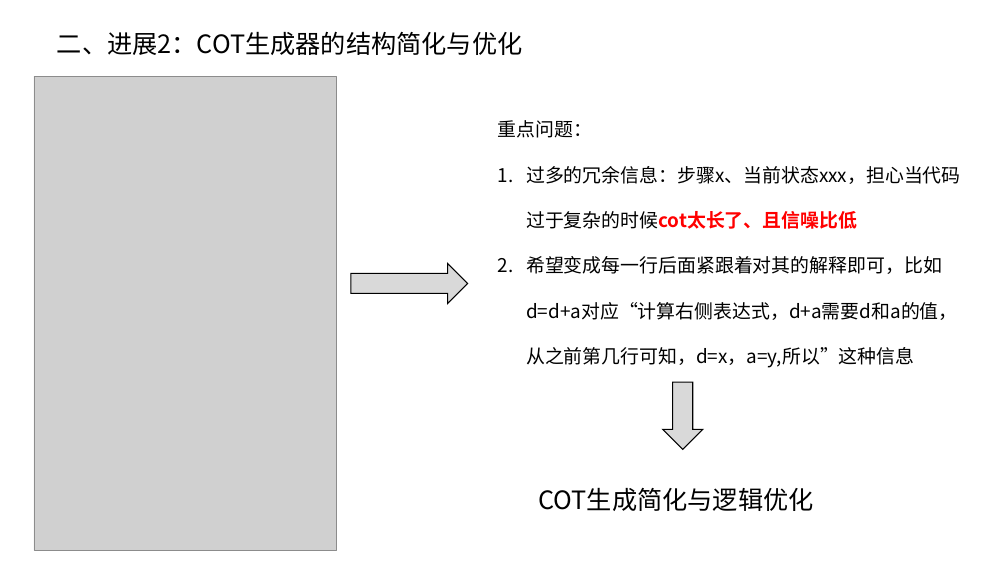
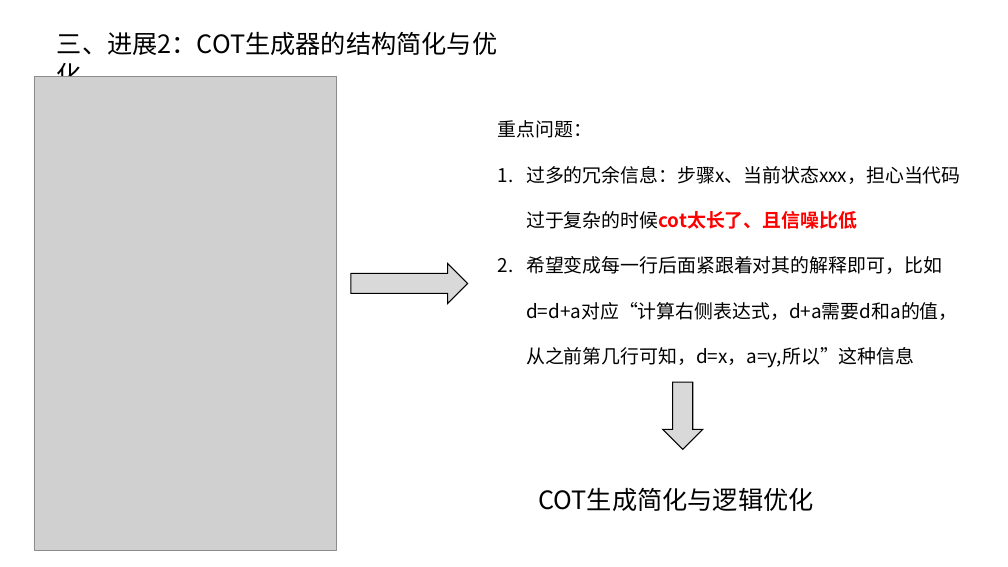
Before and after one commit to caoye04/TreecEva, a slide deck: slide 11 of 组会记录/组会1106.pptx. Drawn at 1008x567 pixels with LibreOffice and Linux fonts; fonts in the diff are those of the drawing; grey boxes stand for pictures. Boxes give left, top, right and bottom in pixels: in the first picture for what was removed or moved away, otherwise in the second. Text is boxed around its words. In the diff, an @@ line names an element or a change of style, - is before the commit and + after.

```diff
--- a/组会记录/组会1106.pptx
+++ b/组会记录/组会1106.pptx
@@ text at [57, 31, 497, 55]: text changed @@
-二、进展2：COT生成器的结构简化与优化
+三、进展2：COT生成器的结构简化与优化
```
Also in this commit, not shown: 5 other slides changed, 4 slides added, 18 other files.
